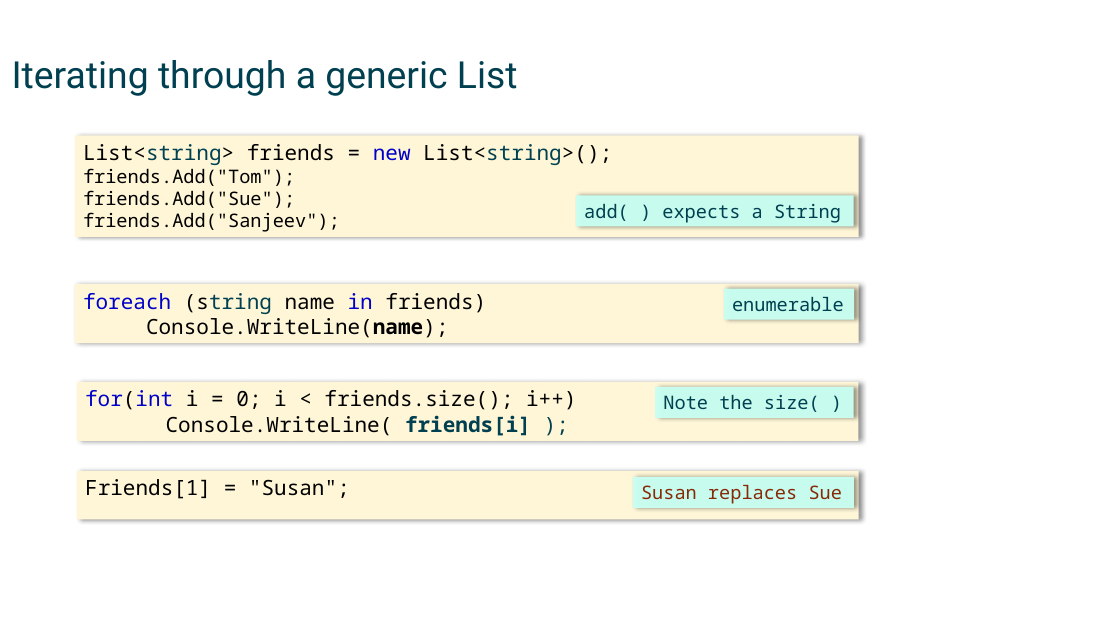
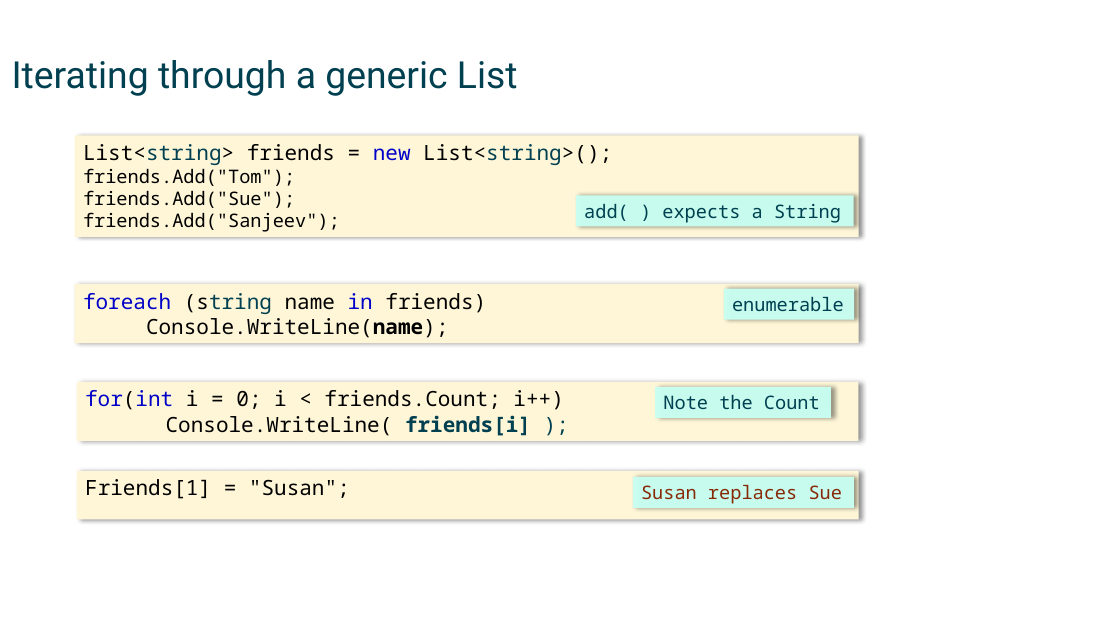
Before and after one commit to mikebaradaran/csharp, a slide deck: slide 6 of 05-Collections and Generics.pptx. Drawn at 1120x630 pixels with LibreOffice and Linux fonts; fonts in the diff are those of the drawing. Boxes give left, top, right and bottom in pixels: in the first picture for what was removed or moved away, otherwise in the second. Text is boxed around its words. In the diff, an @@ line names an element or a change of style, - is before the commit and + after.

```diff
--- a/05-Collections and Generics.pptx
+++ b/05-Collections and Generics.pptx
@@ rectangle "Note the Count": place and size @@
-rectangle "Note the Count" at (655,387,854,418)
+rectangle "Note the Count" at (655,387,831,418)
@@ text in rectangle at (85,390,563,410): text changed @@
-for(int i = 0; i < friends.size(); i++)
+for(int i = 0; i < friends.Count; i++)
@@ text in rectangle at (663,395,820,409): text changed @@
-Note the size( )
+Note the Count
```
Also in this commit, not shown: 5 other files.
